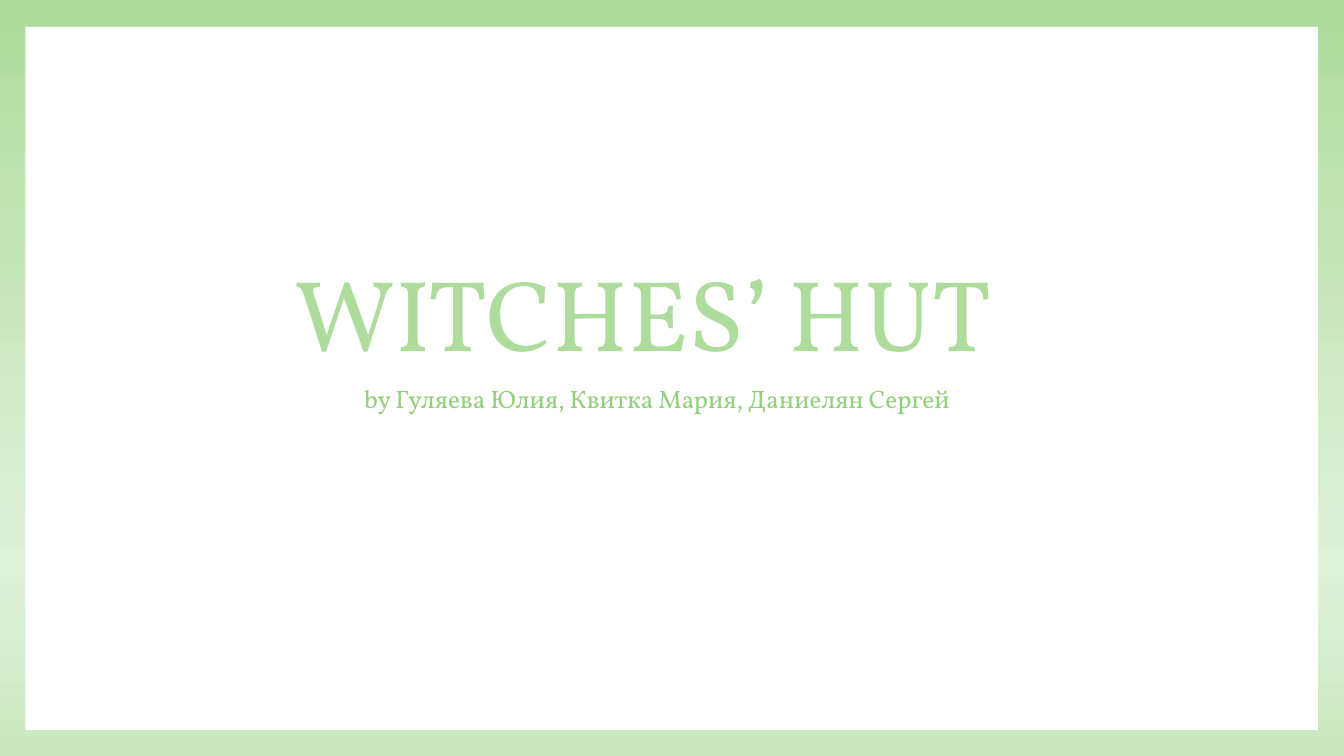
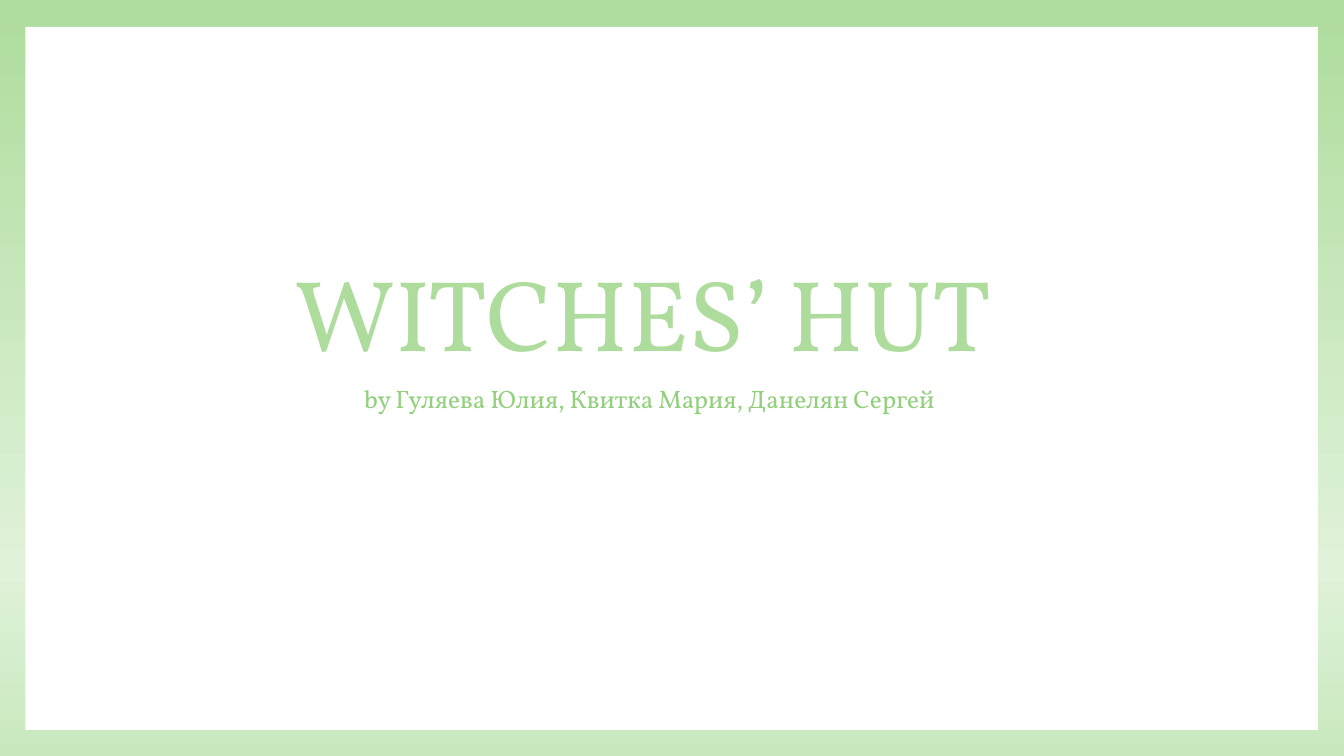
Before and after one commit to PinguinCake/witches-hut, a slide deck: slide 1 of Защита.pptx. Drawn at 1344x756 pixels with LibreOffice and Linux fonts; fonts in the diff are those of the drawing. Boxes give left, top, right and bottom in pixels: in the first picture for what was removed or moved away, otherwise in the second. Text is boxed around its words. In the diff, an @@ line names an element or a change of style, - is before the commit and + after.

```diff
--- a/Защита.pptx
+++ b/Защита.pptx
@@ text at [364, 390, 934, 414]: text changed @@
-by Гуляева Юлия, Квитка Мария, Даниелян Сергей
+by Гуляева Юлия, Квитка Мария, Данелян Сергей
```
Also in this commit, not shown: 2 other slides changed, 2 slides added, 3 other files.
